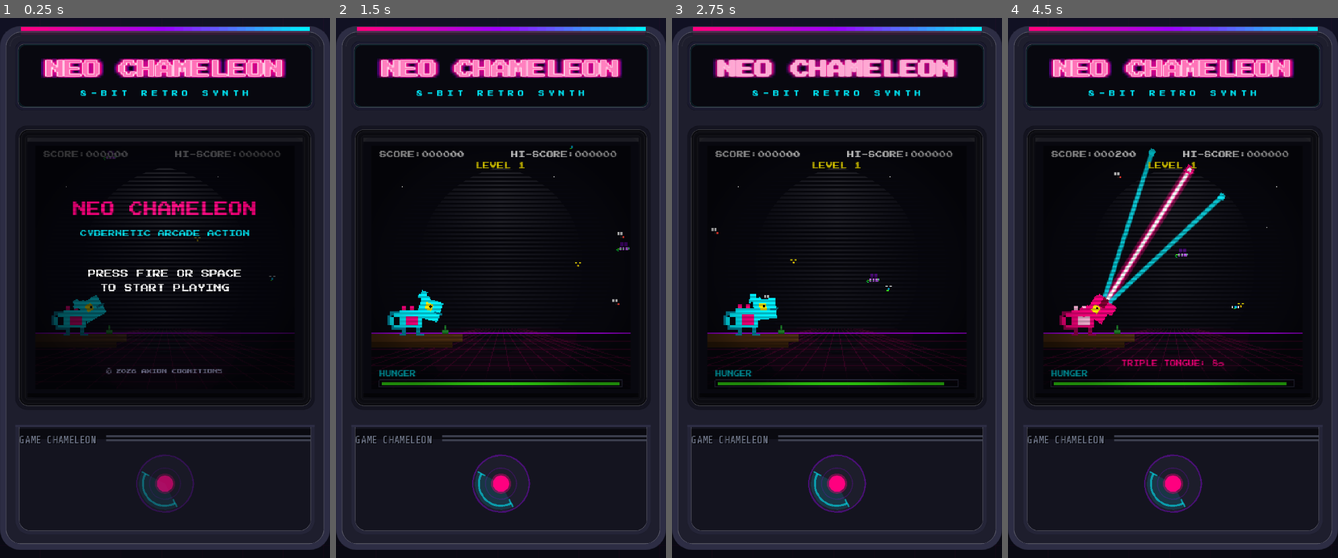
Above: before the commit, frames 1-4 (left to right).
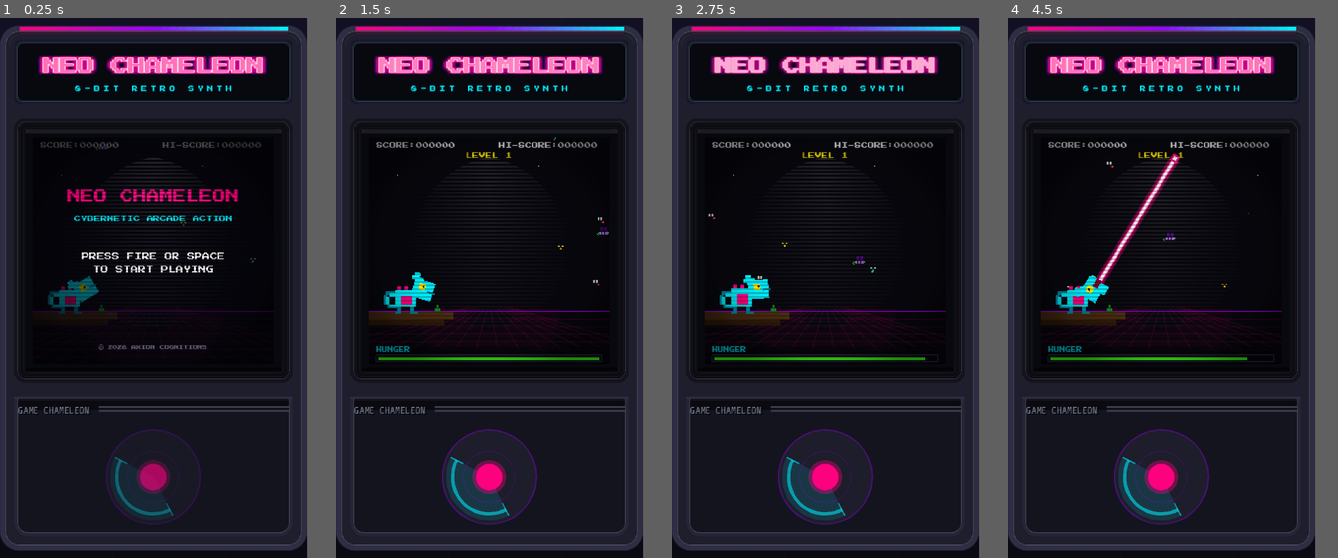
Above: after the commit, the same moments.

Repository: nyapp/chameleon
Game: Godot game, scene res://scenes/CabinetScene.tscn
Two runs of this game, one before a commit and one after it. Both use one fixed random seed, a clock stepped at 60 frames per second and the inputs below.
Inputs (mouse positions are in pixels of both pictures, inside the frame that each line leads up to):
- Up to frame 1 (0.25 s): no input
- Up to frame 2 (1.5 s): tap Enter at 0.5 s; drag from (501, 482) to (534, 169) at 0.52 s; drag from (435, 315) to (484, 396) at 1.27 s
- Up to frame 3 (2.75 s): move the mouse to (870, 169) at 2.02 s; hold Right (aim_right) from 2.03 s (still down); click (870, 169) at 2.17 s
- Up to frame 4 (4.5 s): release Right (aim_right) at 2.75 s; drag from (1156, 396) to (1074, 207) at 2.77 s; move the mouse to (1272, 369) at 3.52 s; hold Down (aim_down) 3.53-4.25 s; click (1272, 369) at 3.67 s; tap Space at 3.77 s; drag from (1074, 207) to (1123, 153) at 4.27 s
In our replay, the window is 490x800 before the commit and 456x800 after it. These sizes can differ from the game's own. Grey fills any space a smaller window leaves; there, only what the larger window draws over its background counts as a difference.

The runs differ from the first frame. In frame 1, 23% of the frame differs, in the area x 0-100%, y 1-100%; in frame 2, 22%; in frame 3, 22%; in frame 4, 25%.

Commit message:
feat: update export presets and project configuration, enhance cabinet layout dimensions, and improve virtual analog stick properties for better gameplay experience

Diff:
--- a/project.godot
+++ b/project.godot
@@ -30,9 +30,9 @@
 [display]
 
 window/size/viewport_width=326
-window/size/viewport_height=532
+window/size/viewport_height=572
 window/size/window_width_override=978
-window/size/window_height_override=1596
+window/size/window_height_override=1716
 window/stretch/mode="canvas_items"
 window/stretch/aspect="expand"
 window/handheld/orientation=1
--- a/scenes/CabinetScene.tscn
+++ b/scenes/CabinetScene.tscn
@@ -28,13 +28,13 @@
 [node name="CabinetInner" type="Control" parent="."]
 layout_mode = 0
 offset_right = 296.0
-offset_bottom = 458.0
+offset_bottom = 498.0
 
 [node name="CabinetFrame" type="Control" parent="CabinetInner"]
 layout_mode = 0
 anchors_preset = 0
 offset_right = 296.0
-offset_bottom = 458.0
+offset_bottom = 498.0
 mouse_filter = 2
 script = ExtResource("2_frame")
 
@@ -86,16 +86,16 @@
 offset_left = 14.0
 offset_top = 336.0
 offset_right = 282.0
-offset_bottom = 444.0
+offset_bottom = 484.0
 mouse_filter = 2
 script = ExtResource("7_deck")
 
 [node name="VirtualAnalogStick" type="Control" parent="CabinetInner/ControlDeck"]
 layout_mode = 0
-offset_left = 106.0
-offset_top = 30.0
-offset_right = 162.0
-offset_bottom = 86.0
+offset_left = 98.0
+offset_top = 35.0
+offset_right = 198.0
+offset_bottom = 135.0
 mouse_filter = 0
 script = ExtResource("8_stick")
 
@@ -103,7 +103,7 @@
 layout_mode = 0
 anchors_preset = 0
 offset_right = 296.0
-offset_bottom = 458.0
+offset_bottom = 498.0
 mouse_filter = 2
 script = ExtResource("2_frame")
 overlay_only = true
--- a/scripts/CabinetScene.gd
+++ b/scripts/CabinetScene.gd
@@ -32,12 +32,6 @@
 @export var control_gap: int = GameLayout.CONTROL_GAP:
 	set(value):
 		control_gap = value
-		_request_layout()
-
-@export_group("Controls")
-@export var stick_offset_y: float = 30.0:
-	set(value):
-		stick_offset_y = value
 		_request_layout()
 
 @export_group("Background")
@@ -129,10 +123,20 @@
 	deck.position = Vector2(pad, y_control)
 	deck.size = Vector2(inner_w, control_deck_h)
 
+	var stick_size := _stick_size()
+	var content_h := float(control_deck_h) - float(GameLayout.CONTROL_DECK_HEADER_H)
+	var stick_y := float(GameLayout.CONTROL_DECK_HEADER_H) + maxf(0.0, (content_h - stick_size.y) * 0.5)
 	virtual_analog_stick.position = Vector2(
-		(inner_w - virtual_analog_stick.size.x) * 0.5,
-		stick_offset_y
+		(inner_w - stick_size.x) * 0.5,
+		stick_y
 	)
+
+func _stick_size() -> Vector2:
+	var size := virtual_analog_stick.size
+	if size.x > 0.0 and size.y > 0.0:
+		return size
+	var diameter := virtual_analog_stick.radius * 2.0
+	return Vector2(diameter, diameter)
 
 func _connect_game() -> void:
 	await get_tree().process_frame
--- a/scripts/GameLayout.gd
+++ b/scripts/GameLayout.gd
@@ -20,12 +20,13 @@
 const BEZEL_INNER_PAD: int = 8
 const BEZEL_STACK_PAD: int = BEZEL_OUTER_PAD + BEZEL_INNER_PAD  # 20
 const CONTROL_GAP: int = 15
-const CONTROL_DECK_H: int = 108
+const CONTROL_DECK_H: int = 148
+const CONTROL_DECK_HEADER_H: int = 22
 
 const INNER_W: int = SCREEN_W + BEZEL_STACK_PAD * 2  # 296
 const CABINET_W: int = INNER_W + CABINET_PAD * 2  # 326
 const SCREEN_BEZEL_H: int = BEZEL_STACK_PAD * 2 + SCREEN_H  # 296
-const CABINET_H: int = CABINET_PAD * 2 + MARQUEE_H + MARQUEE_GAP + SCREEN_BEZEL_H + CONTROL_GAP + CONTROL_DECK_H  # 532
+const CABINET_H: int = CABINET_PAD * 2 + MARQUEE_H + MARQUEE_GAP + SCREEN_BEZEL_H + CONTROL_GAP + CONTROL_DECK_H  # 572
 
 # 筐体内 Y 座標
 const Y_MARQUEE: int = CABINET_PAD
--- a/scripts/VirtualAnalogStick.gd
+++ b/scripts/VirtualAnalogStick.gd
@@ -9,24 +9,24 @@
 signal released(direction: Vector2, magnitude: float)
 
 @export_group("Feel")
-@export var radius: float = 28.0:
+@export var radius: float = 50.0:
 	set(value):
 		radius = value
 		_update_size()
 @export var deadzone: float = 0.25:
 	set(value):
 		deadzone = value
-@export var knob_max: float = 22.0:
+@export var knob_max: float = 39.0:
 	set(value):
 		knob_max = value
 @export var invert_aim: bool = true
 
 @export_group("Knob")
-@export var knob_outer_radius: float = 10.0:
+@export var knob_outer_radius: float = 18.0:
 	set(value):
 		knob_outer_radius = value
 		queue_redraw()
-@export var knob_inner_radius: float = 8.0:
+@export var knob_inner_radius: float = 14.0:
 	set(value):
 		knob_inner_radius = value
 		queue_redraw()
@@ -66,7 +66,7 @@
 	set(value):
 		operable_edge_color = value
 		queue_redraw()
-@export var operable_arc_width: float = 2.0:
+@export var operable_arc_width: float = 3.5:
 	set(value):
 		operable_arc_width = value
 		queue_redraw()
Not shown, changed: export_presets.cfg
